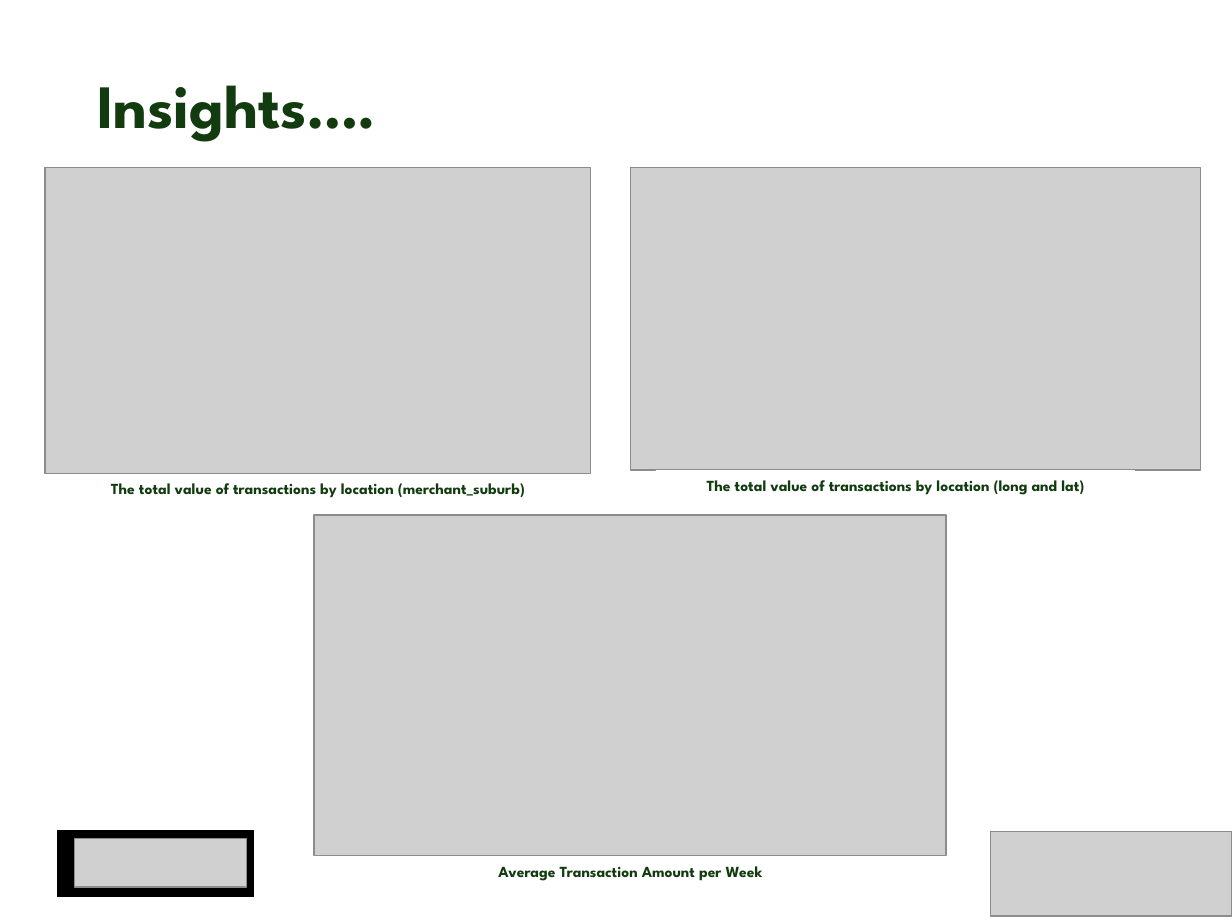
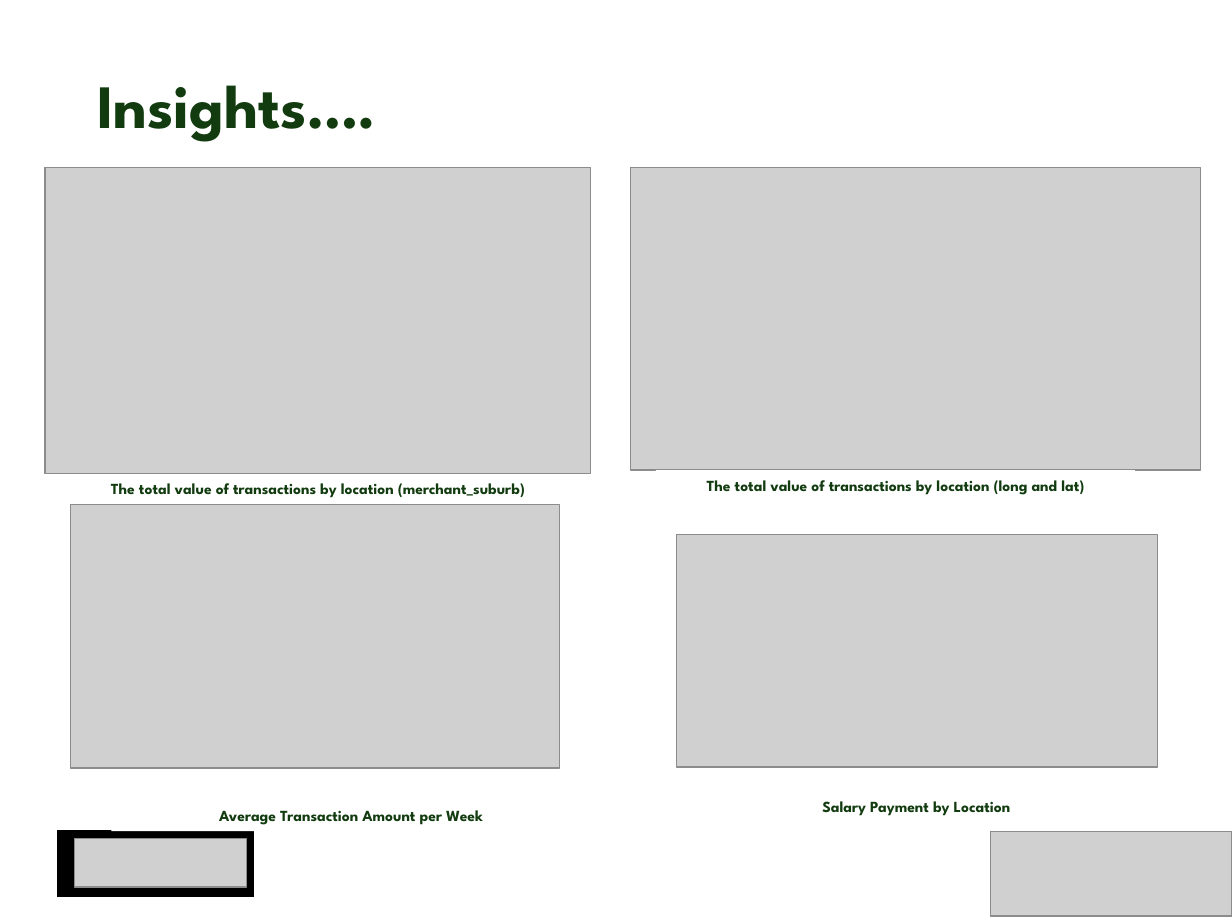
Before and after one commit to soyinkas1/PP0006-Forage-Internship-ANZ-synthesised-transaction-dataset, a slide deck: slide 6 of Task 1-Exploratory Data Analysis (Mandatory Task)_Presentation.pptx. Drawn at 1232x924 pixels with LibreOffice and Linux fonts; fonts in the diff are those of the drawing; grey boxes stand for pictures. Boxes give left, top, right and bottom in pixels: in the first picture for what was removed or moved away, otherwise in the second. Text is boxed around its words. In the diff, an @@ line names an element or a change of style, - is before the commit and + after.

```diff
--- a/Task 1-Exploratory Data Analysis (Mandatory Task)_Presentation.pptx
+++ b/Task 1-Exploratory Data Analysis (Mandatory Task)_Presentation.pptx
@@ picture: place and size @@
-picture at [314,515,946,856]
+picture at [70,504,559,768]
@@ picture added at [676,535,1158,768] @@
@@ text "Average Transaction Amount per Week" rewrapped from [391,856,870,887] to [219,810,483,825] @@
@@ text added at [822,801,1011,816], 9 pt, text #123C10, bold @@
+Salary Payment by Location
```
Also in this commit, not shown: 1 slide added, 1 other file.
